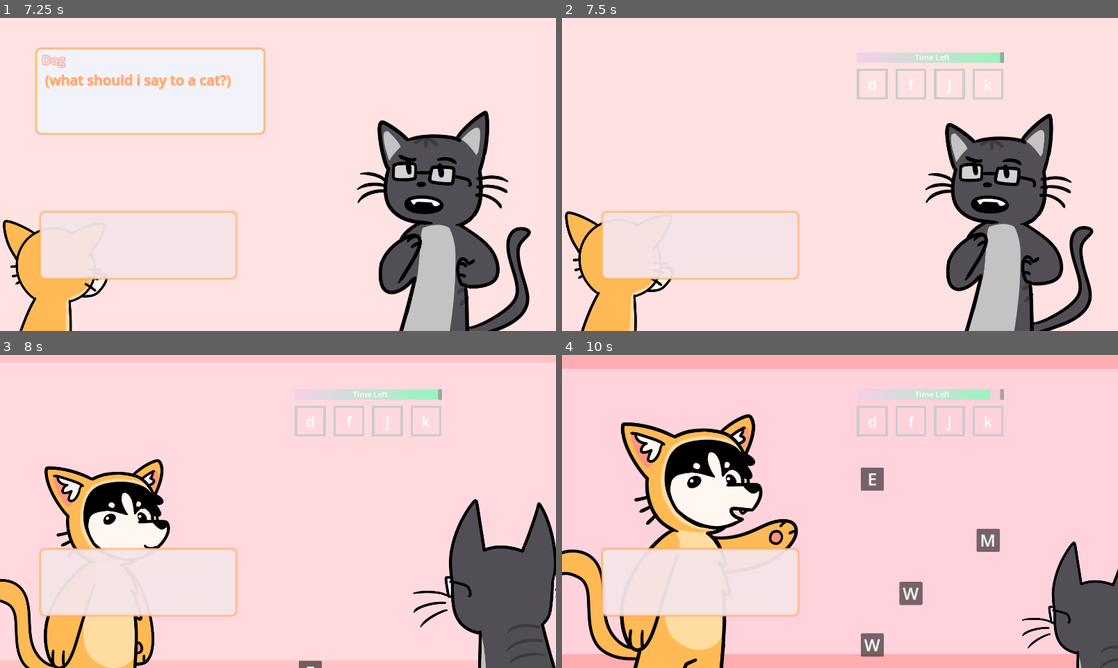
Above: before the commit, frames 1-4 (two rows, left to right).
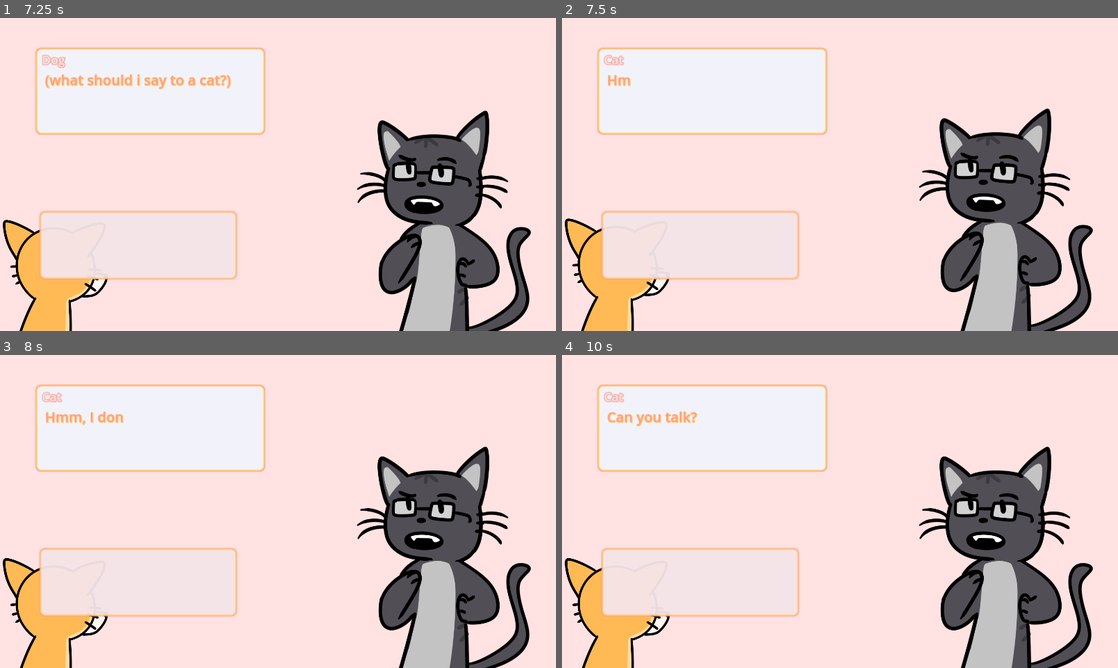
Above: after the commit, the same moments.

Repository: crawsoir/pizza_game
Game: Godot game, scene res://main.tscn
Two runs of this game, one before a commit and one after it. Both use one fixed random seed, a clock stepped at 60 frames per second and the inputs below.
Inputs:
- Up to frame 1 (7.25 s): click "START!!" at 0.5 s; tap Space (interact) every 0.75 s from 1.35 to 6.6 s
- Up to frame 2 (7.5 s): tap Space (interact) at 7.35 s
- Up to frame 3 (8 s): no input
- Up to frame 4 (10 s): tap Space (interact) at 8.1, 8.85, 9.6 s

Frame 1 is identical in both runs. In frame 2, 18% of the frame differs, in the area x 0-96%, y 9-100%; in frame 3, 38%; in frame 4, 42%, in the area x 0-100%, y 0-100%.

Commit message:
add retry per round logic

Diff:
--- a/Battlescreen/BattleScreen.gd
+++ b/Battlescreen/BattleScreen.gd
@@ -41,16 +41,17 @@
 				anim_manager.update_dog_emotion_status("good")
 
 			if game_pad.is_game_complete():
-				event_manager.next_event()
+				if (game_pad.get_result_is_real_word()):
+					event_manager.next_event()
 				process_event()
 
 		states.CAT_TURN:
 			if interactive_dialogue.dialogue_finished:
 				interactive_dialogue.clear()
 				interactive_dialogue.visible = false
-				event_manager.next_event()
+				if (game_pad.get_result_is_real_word()):
+					event_manager.next_event()
 				process_event()
-
 
 		states.TRANSITION_DOG:
 			bg_colour.move_in()
@@ -73,16 +74,25 @@
 func process_event():
 	if event_manager.battle_finished:
 		if (current_state == states.CAT_TURN):
-			update_state(states.WON if game_pad.get_sus_score() >= 50 and round_timer.value > 0 else states.LOST)
+			update_state(states.WON if game_pad.get_sus_score() >= 50 else states.LOST)
 			interactive_dialogue.visible = true
-			interactive_dialogue.set_dialogue(event_manager.get_win_dialogue() if game_pad.get_sus_score() >= 50 and round_timer.value > 0 else event_manager.get_lose_dialogue())
+			interactive_dialogue.set_dialogue(event_manager.get_win_dialogue() if game_pad.get_sus_score() >= 50 else event_manager.get_lose_dialogue())
 		else:
 			update_state(states.CAT_TURN)
 	elif event_manager.event_is_battle():
+		if game_pad.is_game_complete() and not game_pad.get_result_is_real_word() and not current_state == states.CAT_TURN:
+			update_state(states.CAT_TURN)
+			round_timer.stop()
+			game_pad.stop_game()
+			interactive_dialogue.visible = true
+			interactive_dialogue.set_dialogue(event_manager.get_hint_dialogue())
+			return
 		update_state(states.DOG_TURN)
 		game_pad.start_game(event_manager, sus_score)
 		round_timer.start()
 		round_timer.visible = true
+		interactive_dialogue.clear()
+		interactive_dialogue.visible = false
 	elif event_manager.event_is_dialogue():
 		update_state(states.CAT_TURN)
 		round_timer.stop()
--- a/Eventmanager/EventManager.gd
+++ b/Eventmanager/EventManager.gd
@@ -43,6 +43,10 @@
 	assert(event_is_dialogue(), "Cannot fetch dialogue, Event is not type \"dialogue\"")
 	return event["dialogue"]
 
+func get_hint_dialogue():
+	assert(event_is_battle(), "Cannot fetch word list, Event is not type \"battle\"")
+	return event["hint"]
+
 func get_win_dialogue():
 	return battle["win_dialogue"]
 
--- a/Gamepad/GamePad.gd
+++ b/Gamepad/GamePad.gd
@@ -4,7 +4,6 @@
 
 @onready var game_play_manager: GamePlayManager = $GamePlayManager
 @onready var highways = [$LetterHighway, $LetterHighway2, $LetterHighway3, $LetterHighway4]
-@onready var sus_meter = $SusMeter
 @onready var dialog_box: LiveDialogBox = $LiveDialogueBox
 
 @export var speed = 100
@@ -15,7 +14,9 @@
 var letters = []
 
 var timer = 0
+var game_played = false
 var game_ongoing = false
+var game_result = false
 
 func _ready():
 	dialog_box.clear()
@@ -32,17 +33,18 @@
 	# objects are pass by ref! (some types aren't)
 	event_manager = parent_event_manager
 	game_ongoing = true
+	game_played = true
 	game_play_manager.start_new_round(event_manager.get_battle_word_list())
-	sus_meter.value = initial_sus_score
+	game_play_manager.score = initial_sus_score
 	dialog_box.clear()
 	for highway in highways:
 		highway.visible = true
 
 func is_game_complete() -> bool:
-	return !game_ongoing
+	return !game_ongoing and game_played
 
 func get_sus_score() -> float:
-	return sus_meter.value
+	return game_play_manager.score
 
 func click() :
 	if game_ongoing:
@@ -55,6 +57,13 @@
 		highway.free_letters()
 	game_ongoing = false
 
+func get_result_is_real_word():
+	return game_play_manager.result
+
+func time_stop_game():
+	game_play_manager.update_score(-10)
+	stop_game()
+
 func _on_game_play_manager_word_completed(_word: String):
 	stop_game()
 
--- a/Gamepad/GamePlayManager.gd
+++ b/Gamepad/GamePlayManager.gd
@@ -11,15 +11,17 @@
 @export var late_score = -1
 @export var very_late_score = -5
 
+var score = 50
 var score_change = 0
 var word_bank = {}
 var letters = []
-var createdWord = ""
+var created_word = ""
+var result = false
 
 func start_new_round(word_list):
 	word_bank = {}
 	letters = []
-	createdWord = ""
+	created_word = ""
 	for word in word_list:
 		word_bank[word["word"]] = word["score"]
 		letters = letters + Array(word["word"].split())
@@ -29,6 +31,10 @@
 		return "w"
 	return letters[randi() % letters.size()]
 
+func update_score(val):
+	score += val
+	print(score)
+
 func _on_letter_highway_add_letter(dist: int, letter: String):
 	if (abs(dist) <= perfect_range):
 		score_change += perfect_score
@@ -37,19 +43,16 @@
 	else:
 		score_change += very_late_score
 
-	createdWord += letter
-	if (len(createdWord) == 4):
-		if (createdWord in word_bank):
-			emit_signal("wordCompleted", createdWord)
-			emit_signal("updateScore", word_bank[createdWord] - score_change)
-			if (word_bank[createdWord] > 0):
-				emit_signal("wordAssessment", "> Yesss that's right I am a cat " + createdWord + " UwU")
-			else:
-				emit_signal("wordAssessment", "> GRRRR, damn my dog instincts " + createdWord + " isn't a thing cats say")
+	created_word += letter
+	if (len(created_word) < 4):
+		return
 
-		else:
-			emit_signal("wordCompleted", createdWord)
-			emit_signal("updateScore", score_change - 1)
-			emit_signal("wordAssessment", "> Oh no is " + createdWord + " even a word?")
-		createdWord = ""
-		score_change = 0
+	result = created_word in word_bank
+	if (result):
+		emit_signal("wordCompleted", created_word)
+		update_score(word_bank[created_word])
+	else:
+		emit_signal("wordCompleted", created_word)
+		update_score(-5)
+	created_word = ""
+	score_change = 0
--- a/Gamepad/game_pad.tscn
+++ b/Gamepad/game_pad.tscn
@@ -1,18 +1,9 @@
-[gd_scene load_steps=9 format=3 uid="uid://djujc4ihhsif0"]
+[gd_scene load_steps=5 format=3 uid="uid://djujc4ihhsif0"]
 
 [ext_resource type="Script" path="res://Gamepad/GamePad.gd" id="1_7raq8"]
 [ext_resource type="PackedScene" uid="uid://cd2d61tu0reoo" path="res://Gamepad/letter_highway.tscn" id="1_tgj43"]
-[ext_resource type="Script" path="res://Gamepad/sus_meter.gd" id="2_f7cem"]
 [ext_resource type="Script" path="res://Gamepad/GamePlayManager.gd" id="2_k8b1n"]
 [ext_resource type="PackedScene" uid="uid://drap8wjae25s1" path="res://DialogueBox/LiveDialogueBox.tscn" id="5_dpacc"]
-
-[sub_resource type="Theme" id="Theme_ujehj"]
-
-[sub_resource type="StyleBoxFlat" id="StyleBoxFlat_msdag"]
-bg_color = Color(0.899059, 0.435421, 0.466352, 1)
-
-[sub_resource type="StyleBoxFlat" id="StyleBoxFlat_a1c4w"]
-bg_color = Color(0.145038, 0.702115, 0.509318, 1)
 
 [node name="GamePad" type="Node2D"]
 script = ExtResource("1_7raq8")
@@ -20,8 +11,8 @@
 
 [node name="GamePlayManager" type="Node" parent="."]
 script = ExtResource("2_k8b1n")
-late_score = -10
-very_late_score = -15
+late_score = 0
+very_late_score = 0
 
 [node name="LetterHighway" parent="." instance=ExtResource("1_tgj43")]
 position = Vector2(24, 104)
@@ -39,16 +30,6 @@
 position = Vector2(264, 104)
 key_to_press = "k_key"
 
-[node name="SusMeter" type="ProgressBar" parent="."]
-visible = false
-offset_right = 288.0
-offset_bottom = 27.0
-theme = SubResource("Theme_ujehj")
-theme_override_styles/background = SubResource("StyleBoxFlat_msdag")
-theme_override_styles/fill = SubResource("StyleBoxFlat_a1c4w")
-value = 50.0
-script = ExtResource("2_f7cem")
-
 [node name="LiveDialogueBox" parent="." instance=ExtResource("5_dpacc")]
 offset_left = -536.0
 offset_top = 368.0
@@ -57,8 +38,6 @@
 grow_horizontal = 1
 grow_vertical = 1
 
-[connection signal="updateScore" from="GamePlayManager" to="SusMeter" method="_on_game_play_manager_word_completed"]
-[connection signal="wordAssessment" from="GamePlayManager" to="LiveDialogueBox" method="add_text"]
 [connection signal="wordCompleted" from="GamePlayManager" to="." method="_on_game_play_manager_word_completed"]
 [connection signal="addLetter" from="LetterHighway" to="." method="on_letter_highway_add_letter"]
 [connection signal="addLetter" from="LetterHighway" to="GamePlayManager" method="_on_letter_highway_add_letter"]
